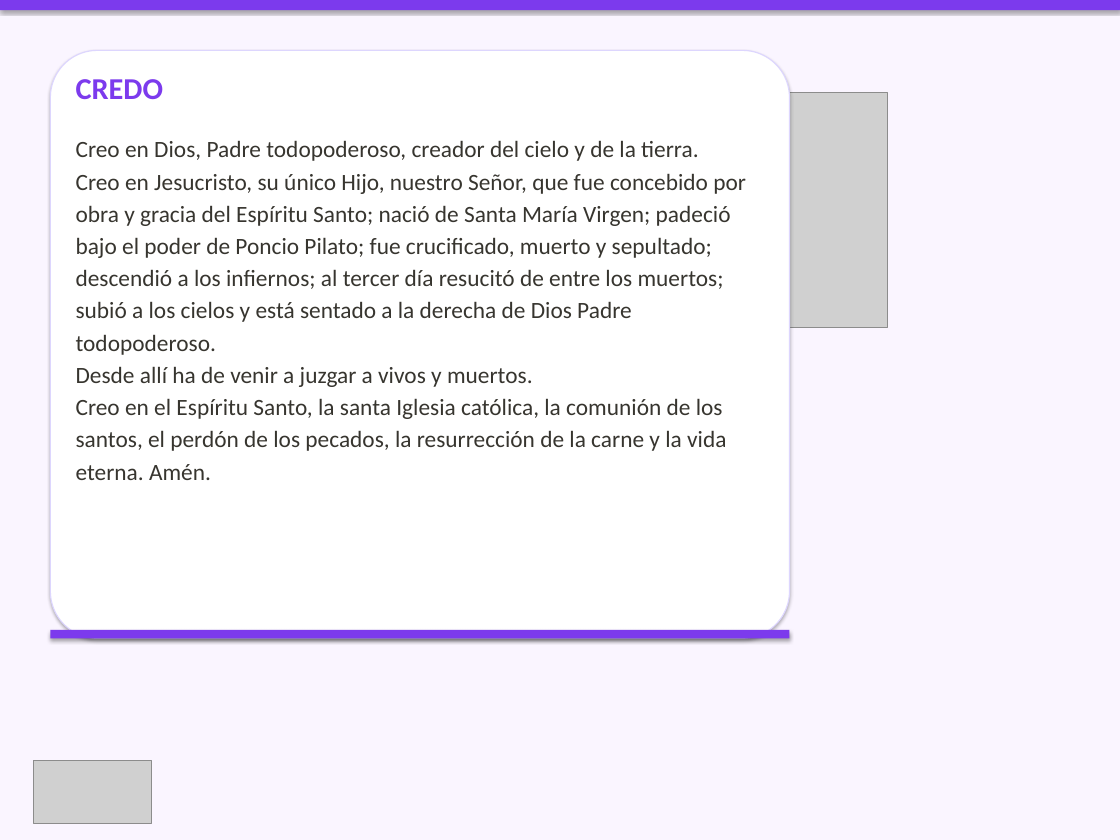
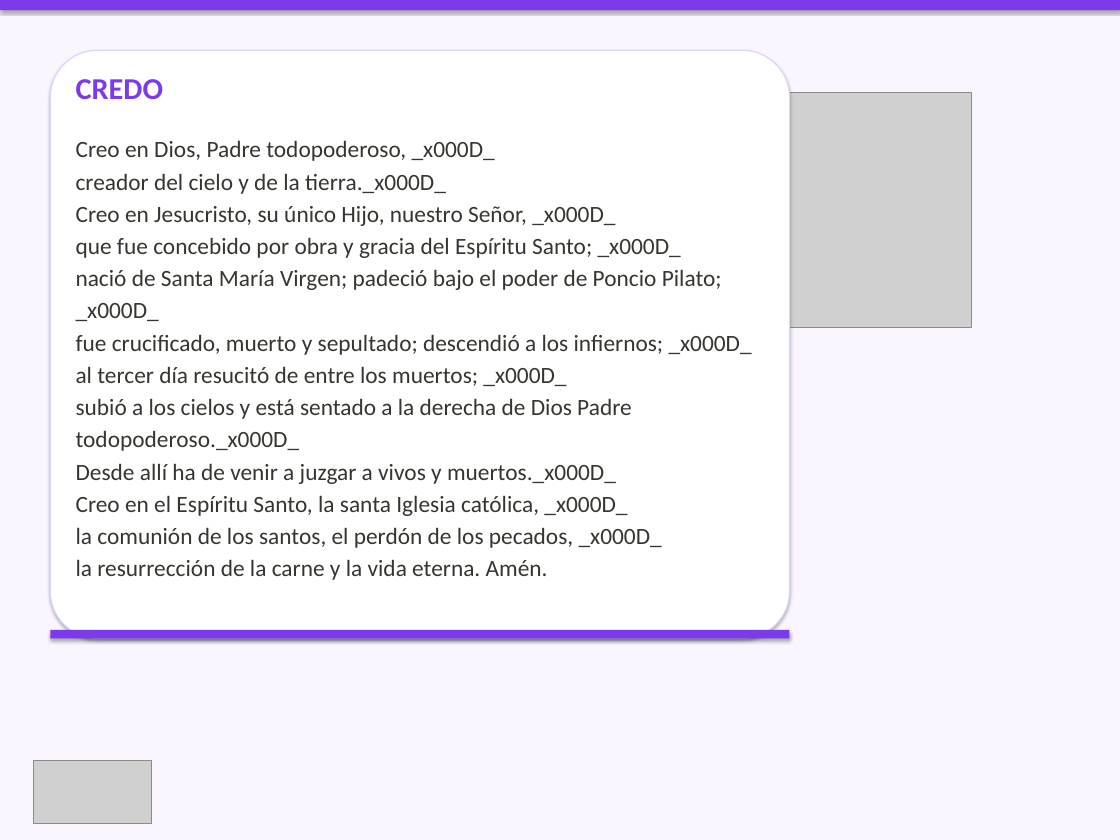
Before and after one commit to CC5M5/CCE-M5, a slide deck: slide 14 of presentaciones/2026-10-04_celebracion.pptx (slide 10 before the commit). Drawn at 1120x840 pixels with LibreOffice and Linux fonts; fonts in the diff are those of the drawing; grey boxes stand for pictures. Boxes give left, top, right and bottom in pixels: in the first picture for what was removed or moved away, otherwise in the second. Text is boxed around its words. In the diff, an @@ line names an element or a change of style, - is before the commit and + after.

```diff
--- a/presentaciones/2026-10-04_celebracion.pptx
+++ b/presentaciones/2026-10-04_celebracion.pptx
@@ picture: place and size @@
-picture at (613, 92, 887, 328)
+picture at (613, 92, 972, 328)
@@ text at (76, 140, 752, 580): text changed @@
-Creo en Dios, Padre todopoderoso, creador del cielo y de la tierra.
-Creo en Jesucristo, su único Hijo, nuestro Señor, que fue concebido por obra y gracia del Espíritu Santo; nació de Santa María Virgen; padeció bajo el poder de Poncio Pilato; fue crucificado, muerto y sepultado; descendió a los infiernos; al tercer día resucitó de entre los muertos; subió a los cielos y está sentado a la derecha de Dios Padre todopoderoso.
-Desde allí ha de venir a juzgar a vivos y muertos.
-Creo en el Espíritu Santo, la santa Iglesia católica, la comunión de los santos, el perdón de los pecados, la resurrección de la carne y la vida eterna. Amén.
+Creo en Dios, Padre todopoderoso, _x000D_
+creador del cielo y de la tierra._x000D_
+Creo en Jesucristo, su único Hijo, nuestro Señor, _x000D_
+que fue concebido por obra y gracia del Espíritu Santo; _x000D_
+nació de Santa María Virgen; padeció bajo el poder de Poncio Pilato; _x000D_
+fue crucificado, muerto y sepultado; descendió a los infiernos; _x000D_
+al tercer día resucitó de entre los muertos; _x000D_
+subió a los cielos y está sentado a la derecha de Dios Padre todopoderoso._x000D_
+Desde allí ha de venir a juzgar a vivos y muertos._x000D_
+Creo en el Espíritu Santo, la santa Iglesia católica, _x000D_
+la comunión de los santos, el perdón de los pecados, _x000D_
+la resurrección de la carne y la vida eterna. Amén.
```
Also in this commit, not shown: 17 other slides changed, 12 slides added, 43 other files.
